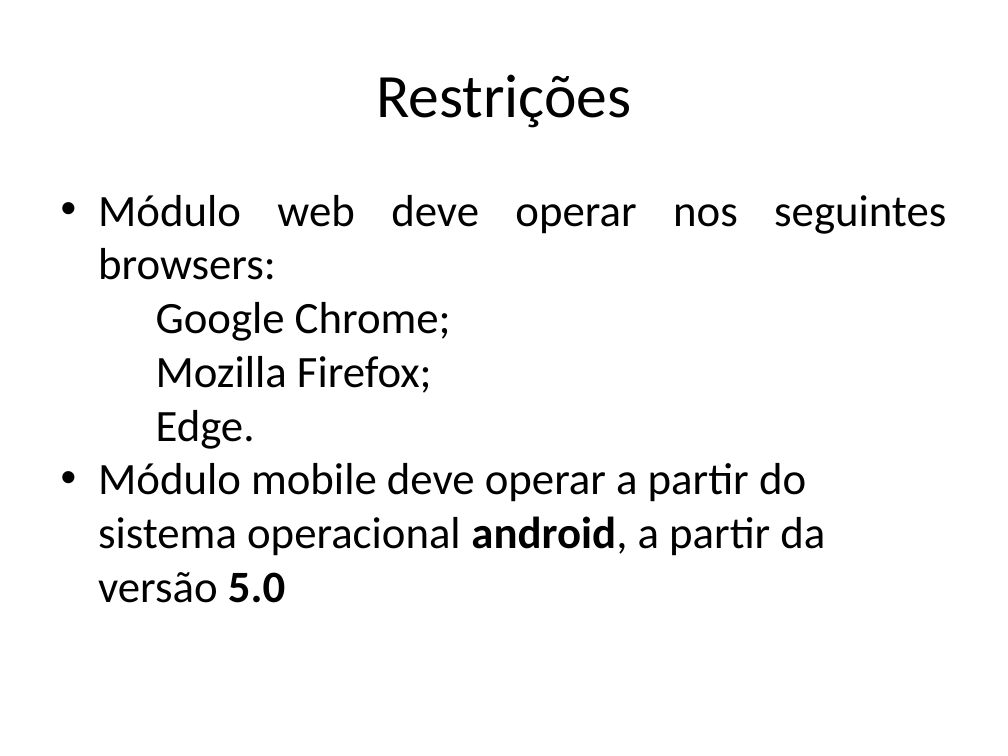
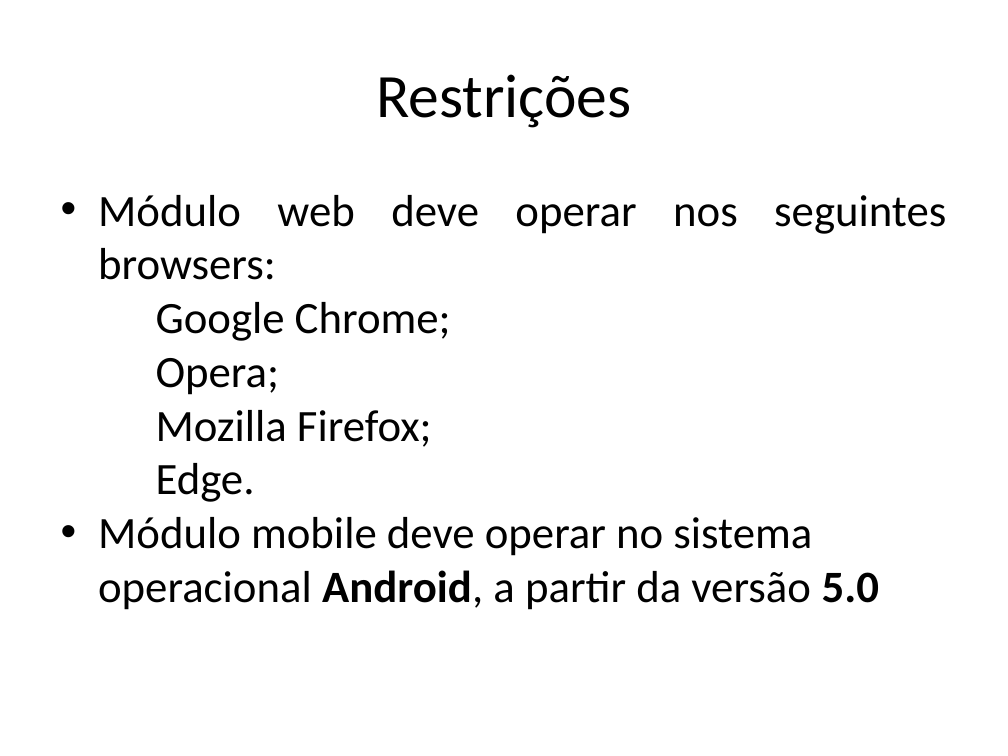
Before and after one commit to AjudeMais/ajudeMais-Projeto, a slide deck: slide 13 of Projeto-AjudeMais/000-Gerência de Projeto/PPJ-Plano de Projeto.pptx. Drawn at 1008x756 pixels with LibreOffice and Linux fonts; fonts in the diff are those of the drawing. Boxes give left, top, right and bottom in pixels: in the first picture for what was removed or moved away, otherwise in the second. Text is boxed around its words. In the diff, an @@ line names an element or a change of style, - is before the commit and + after.

```diff
--- a/Projeto-AjudeMais/000-Gerência de Projeto/PPJ-Plano de Projeto.pptx
+++ b/Projeto-AjudeMais/000-Gerência de Projeto/PPJ-Plano de Projeto.pptx
@@ text at [156,358,280,395]: paragraph added @@
+  − Opera;
@@ text at [98,517,879,610]: text changed @@
-• Módulo mobile deve operar a partir do sistema operacional android, a partir da versão 5.0
+• Módulo mobile deve operar no sistema operacional Android, a partir da versão 5.0
```
Also in this commit, not shown: 2 other slides changed.
